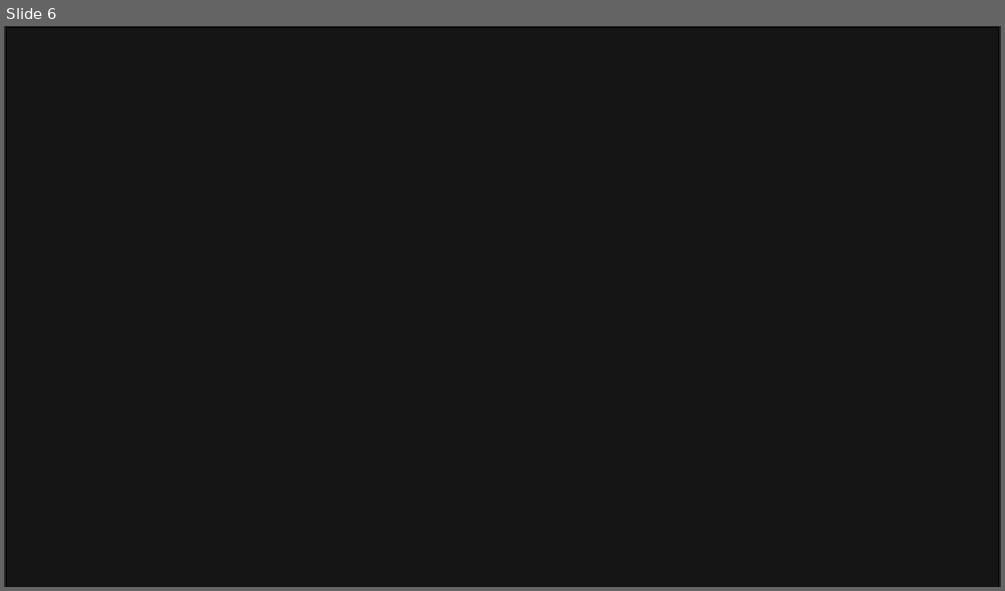
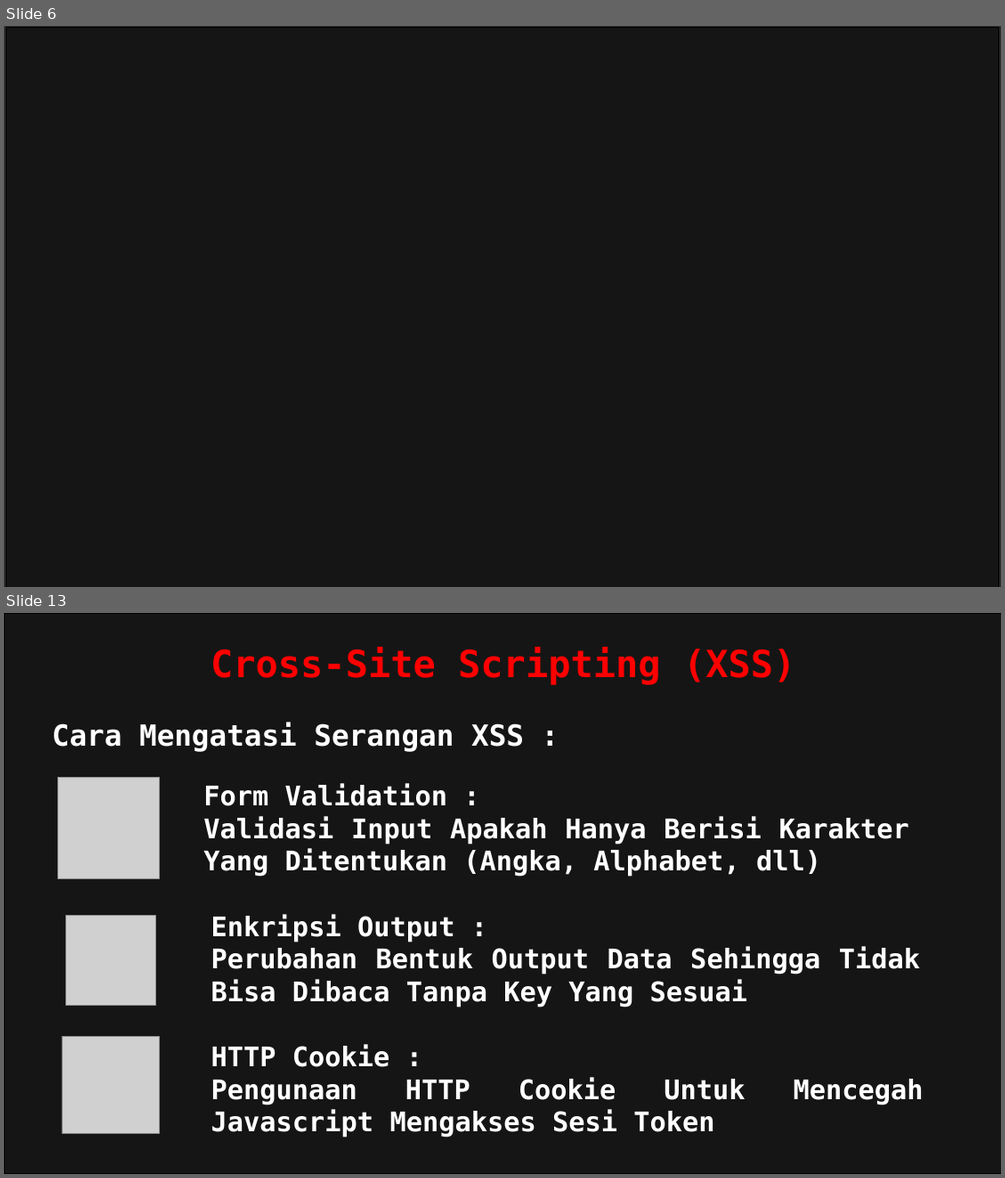
Before and after one commit to Fhreiz77/Watson-Scroll-Fesnuk-, a slide deck: John/PPT_Tugas_Serangan.pptx. Shown one above the other, each under a label of ours: slide 6 before the commit, slides 6 and 13 after it; the slides between them are not shown. The pictures are 1005x591 and 1005x1178 pixels, drawn with LibreOffice and Linux fonts; fonts in the diff are those of the drawing; grey boxes stand for pictures; background and template pictures are left out; a plain dark background stands for a picture behind light text. Boxes give left, top, right and bottom in pixels: in the first picture for what was removed or moved away, otherwise in the second. Text is boxed around its words. In the diff, an @@ line names an element or a change of style, - is before the commit and + after.

```diff
--- a/John/PPT_Tugas_Serangan.pptx
+++ b/John/PPT_Tugas_Serangan.pptx
@@ slide 13 added at <box>4,613,1001,1174</box>, background picture (left out) @@
@@ rectangle added at <box>4,614,1001,1174</box>, fill #000000 at 50% opacity, outline #000000 1 pt @@
@@ text added at <box>210,647,795,685</box>, 36 pt, text #FF0000, bold @@
+Cross-Site Scripting (XSS)
@@ text added at <box>52,722,524,752</box>, 28 pt, text #FFFFFF, bold @@
+Cara Mengatasi Serangan XSS :
@@ picture added at <box>57,777,159,877</box> @@
@@ text added at <box>203,784,909,876</box>, 26 pt, text #FFFFFF, bold @@
+Form Validation :
+Validasi Input Apakah Hanya Berisi Karakter Yang Ditentukan (Angka, Alphabet, dll)
@@ picture added at <box>65,915,155,1005</box> @@
@@ text added at <box>211,914,920,1006</box>, 26 pt, text #FFFFFF, bold @@
+Enkripsi Output :
+Perubahan Bentuk Output Data Sehingga Tidak Bisa Dibaca Tanpa Key Yang Sesuai
@@ picture added at <box>62,1037,159,1134</box> @@
@@ text added at <box>211,1045,744,1136</box>, 26 pt, text #FFFFFF, bold @@
+HTTP Cookie :
+Pengunaan HTTP Cookie Untuk Mencegah Javascript Mengakses Sesi Token
```
Also in this commit, not shown: 6 slides changed, 5 other slides added, 5 other files.
